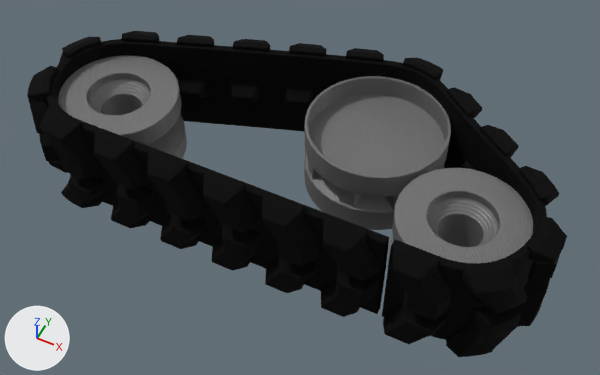
One commit to the Blender file designs/tracks/track_preview.blend: the scene before it, then after it.
The view is the same before and after, from a camera (50 mm lens) standing at (25.6, -73.5, 79.1) and looking at (-7.3, -7.7, -3.1). Every picture has the same lights, and +X, +Y and +Z are marked at lower left.

In view in the first picture: 'Belt', 'DriveWheel', 'Idler', 'Idler.001', 'Tread'.
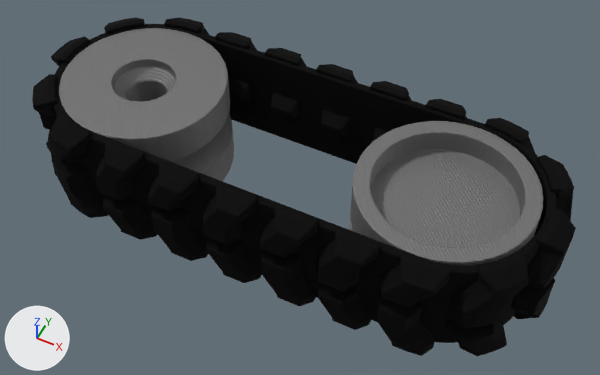
ob_rotz45 is not drawn itself; it is used by a modifier of ob_drivewheelteeth.
ob_trackpreviewpath is not drawn itself; it is the parent of ob_tread, ob_belt.
ob_drivewheelsplinecutout is not drawn itself; it is used by a modifier of ob_drivewheel_stl.
ob_toothspacing is not drawn itself; it is used by a modifier of ob_drivewheelteeth.

Where the change shows, as pixel boxes [x1, y1, x2, y2] in the pictures (600 x 375 px; the box of a moved part takes in the faces that stretch with it):
'Tread', reshaped, moved
    before: [27, 31, 567, 357]
    after: [32, 17, 576, 356]
'Belt', reshaped, moved
    before: [47, 39, 547, 340]
    after: [54, 24, 557, 343]
'DriveWheel', reshaped, moved
    before: [304, 76, 451, 230]
    after: [349, 121, 543, 266]
'Idler', reshaped, moved (35% wider, 47% taller)
    before: [58, 55, 187, 159]
    after: [59, 28, 234, 181]
'Idler.001', deleted
    before: [387, 168, 533, 267]
part 1 of me_cube_010, moved or reshaped (not visible afterwards)
    before: [308, 160, 399, 209]

The change, as a list of edits to the scene's bpy script:
```text
Change me_cube_010:
    where me_cube_010.from_pydata(...)  # 8 vertices, 6 faces; spans x -9.0..-5.4, y -1.66..1.86, z -1.77..1.77
    me_cube_010 part 1: the whole mesh is moved by (-1.9, 0.0, 0.0)
Change me_cylinder_006:
    where me_cylinder_006.from_pydata(...)  # 14 vertices, 0 faces, 13 loose edges; spans x 0.0..0.01, y 0.0..9.35, z -5.0..5.01
    used by ob_drivewheel_stl; location = (0.0, 0.0, 0.0); rotation_euler = (3.142, 0.0, -1.571), in degrees (180, 0, -90)
    me_cylinder_006 part 2
    add for i in [0, *range(2, 6)]: me_cylinder_006.vertices[i].co += Vector((0.0, 1.65, 0.0))
    me_cylinder_006.vertices[6].co: (0.0, 8.95, -2.0) -> (0.0, 8.95, -4.0)
    me_cylinder_006.vertices[7].co: (0.0, 9.35, -5.0) -> (0.0, 11.0, -7.0)
    me_cylinder_006.vertices[8].co: (0.0, 8.95, -5.0) -> (0.0, 8.95, -7.0)
    me_cylinder_006 part 3
    add for i in [11, 12, 13]: me_cylinder_006.vertices[i].co += Vector((0.0, 0.0, -2.0))
    me_cylinder_006.vertices[9].co: (0.0, 3.0, 5.01) -> (0.0, 3.0, 7.01)
    me_cylinder_006 part 4
    me_cylinder_006.vertices[1].co: (0.0, 9.35, 5.01) -> (0.0, 11.0, 7.01)
    me_cylinder_006 part 5
    me_cylinder_006.vertices[10].co: (0.0, 0.0, -2.0) -> (0.0, 0.0, -4.0)
Change me_cylinder_007:
    where me_cylinder_007.from_pydata(...)  # 14 vertices, 0 faces, 14 loose edges; spans x 0.0, y 2.7..8.0, z -5.8..5.0
    used by ob_idler_stl; location = (0.0, 0.0, 0.0); rotation_euler = (-3.142, 0.0, 0.0), in degrees (-180, 0, 0)
    me_cylinder_007 part 6
    add for i in [1, 4, 5]: me_cylinder_007.vertices[i].co += Vector((0.0, 0.0, 2.0))
    add for i in [2, 8, 11]: me_cylinder_007.vertices[i].co += Vector((0.0, 3.0, 0.0))
    me_cylinder_007 part 7
    add for i in [7, 10, 12]: me_cylinder_007.vertices[i].co += Vector((0.0, 0.0, -2.0))
    me_cylinder_007 part 8
    me_cylinder_007.vertices[0].co: (0.0, 8.0, 5.0) -> (0.0, 11.0, 7.0)
    me_cylinder_007.vertices[3].co: (0.0, 8.0, 2.2) -> (0.0, 11.0, 2.2)
    me_cylinder_007 part 9
    me_cylinder_007.vertices[6].co: (0.0, 8.0, -5.0) -> (0.0, 11.0, -7.0)
    me_cylinder_007.vertices[9].co: (0.0, 8.0, -2.2) -> (0.0, 11.0, -2.2)
Change cu_beziercurve:
    remove _sp.bezier_points.foreach_set('co', [52.9, -18.5, 0.0, 58.99, -3.924, 0.0, 44.88, 7.058, 0.0, 36.05, 9.695, 0.0, 1.898, -2.069, 0.0, -3.505, -10.0, 0.0, 4.995, -18.5, 0.0])
    remove _sp.bezier_points.foreach_set('handle_left', [46.9, -18.4, 0.0, 64.1, -8.501, 0.0, 48.07, 4.087, 0.0, 38.53, 10.29, 0.0, 4.322, -1.187, 0.0, -3.555, -5.74, 0.0, 0.827, -18.5, 0.0])
    remove _sp.bezier_points.foreach_set('handle_right', [60.8, -18.63, 0.0, 54.52, 0.0774, 0.0, 41.69, 10.03, 0.0, 29.85, 8.198, 0.0, -0.527, -2.952, 0.0, -3.441, -15.31, 0.0, 8.494, -18.5, 0.0])
    remove for _p, _l, _r in zip(_sp.bezier_points, ['ALIGNED', 'ALIGNED', 'ALIGNED', 'ALIGNED', 'ALIGNED', 'ALIGNED', 'ALIGNED'], ['ALIGNED', 'ALIGNED', 'ALIGNED', 'ALIGNED', 'ALIGNED', 'ALIGNED', 'ALIGNED']): _p.handle_left_type = _l; _p.handle_right_type = _r
    _sp: cu_beziercurve.splines.new('BEZIER'); _sp.bezier_points.add(6) -> cu_beziercurve.splines.new('BEZIER'); _sp.bezier_points.add(5)
    add _sp.bezier_points.foreach_set('co', [-41.0, -8.0, 0.0, -30.0, 3.0, 0.0, 13.5, 3.0, 0.0, 23.5, -8.0, 0.0, 13.5, -19.0, 0.0, -30.0, -19.0, 0.0])
    add _sp.bezier_points.foreach_set('handle_left', [-41.0, -14.0, 0.0, -36.0, 3.0, 0.0, 7.905, 3.0, 0.0, 23.5, -2.405, 0.0, 19.09, -19.0, 0.0, -24.0, -19.0, 0.0])
    add _sp.bezier_points.foreach_set('handle_right', [-41.0, -1.963, 0.0, -24.01, 3.0, 0.0, 19.09, 3.0, 0.0, 23.5, -13.59, 0.0, 7.905, -19.0, 0.0, -36.0, -19.0, 0.0])
    add for _p, _l, _r in zip(_sp.bezier_points, ['ALIGNED', 'ALIGNED', 'ALIGNED', 'ALIGNED', 'ALIGNED', 'ALIGNED'], ['ALIGNED', 'ALIGNED', 'ALIGNED', 'ALIGNED', 'ALIGNED', 'ALIGNED']): _p.handle_left_type = _l; _p.handle_right_type = _r
    add _sp.bezier_points.foreach_set('tilt', [3.142, 3.142, 3.142, 3.142, 3.142, 3.142])
Change ob_drivewheelsplinecutout:
    ob_drivewheelsplinecutout.location: (0.0, 0.0, -0.4) -> (0.0, 0.0, 1.6)
Change ob_drivewheelteeth:
    where _m = ob_drivewheelteeth.modifiers.new('Array', 'ARRAY')
    remove _m.offset_object = ob_rotz45
Remove ob_rotz45:
    ob_rotz45 = bpy.data.objects.new('RotZ45', None)
Change ob_drivewheel:
    ob_drivewheel.location: (0.0, 0.0, 0.0) -> (12.0, -8.0, 0.0)
Change ob_idler:
    ob_idler.location: (-33.0, -10.0, 0.0) -> (-30.0, -8.0, 0.0)
Remove ob_idler_001:
    ob_idler_001 = bpy.data.objects.new('Idler.001', None)
Change ob_tread:
    ob_tread.matrix_parent_inverse: Matrix(((1.0, 0.0, 0.0, 30.0), (0.0, 1.0, 0.0, 18.5), (0.0, 0.0, 1.0, 0.0), (0.0, 0.0, 0.0, 1.0))) -> Matrix(((1.0, 0.0, 0.0, -8.0), (0.0, 1.0, 0.0, 19.0), (0.0, 0.0, 1.0, 0.0), (0.0, 0.0, 0.0, 1.0)))
    ob_tread.location: (3.0, 0.0, 0.0) -> (3.005, -0.5, 0.0)
Change ob_belt:
    ob_belt.matrix_parent_inverse: Matrix(((1.0, 0.0, 0.0, 30.0), (0.0, 1.0, 0.0, 18.5), (0.0, 0.0, 1.0, 0.0), (0.0, 0.0, 0.0, 1.0))) -> Matrix(((1.0, 0.0, 0.0, -8.0), (0.0, 1.0, 0.0, 19.0), (0.0, 0.0, 1.0, 0.0), (0.0, 0.0, 0.0, 1.0)))
    ob_belt.location: (3.0, 0.0, 0.0) -> (3.005, -0.5, 0.0)
Change ob_trackpreviewpath:
    ob_trackpreviewpath.location: (-38.0, 0.0, 0.0) -> (0.0, 0.0, 0.0)
```
